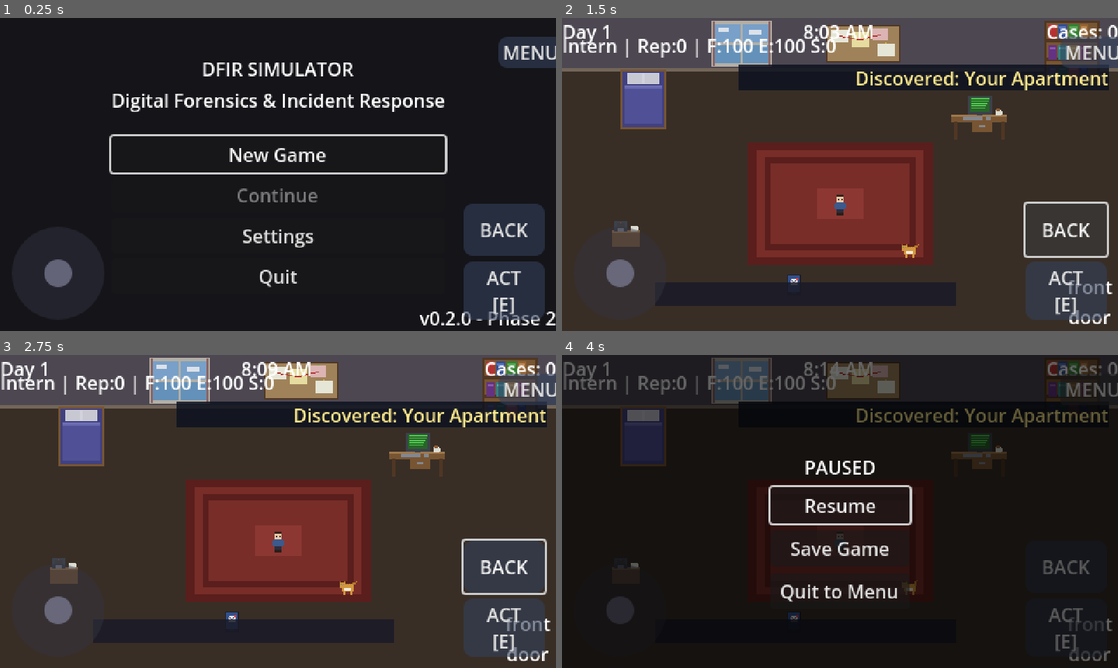
Above: before the commit, frames 1-4 (two rows, left to right).
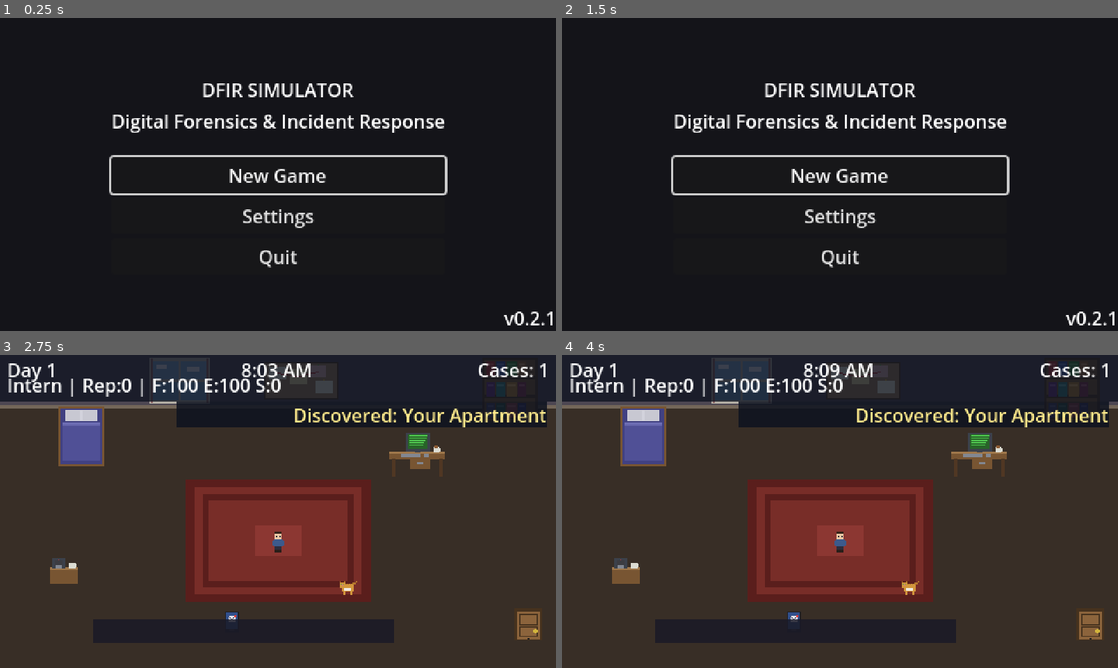
Above: after the commit, the same moments.

Repository: jbeley/dfir-godot
Game: Godot game, scene res://src/scenes/main_menu/main_menu.tscn
Same seed, same stepped clock (60 frames per second), same inputs: the game is played once before the commit and once after it. Sound files missing from this copy of the repository are replaced by a short silence.
Inputs (mouse positions are in pixels of both pictures, inside the frame that each line leads up to):
- Up to frame 1 (0.25 s): no input
- Up to frame 2 (1.5 s): click (1067, 230) at 0.5 s, where only the run before the commit has a clickable "BACK"; click (1067, 230) at 1.25 s, where only the run before the commit has a clickable "BACK"
- Up to frame 3 (2.75 s): click (278, 511) at 2 s, where only the run after the commit has a clickable "New Game"
- Up to frame 4 (4 s): click (1067, 627) at 2.75 s, where only the run before the commit has a clickable "ACT [E]"; click (1095, 389) at 3.5 s, where only the run before the commit has a clickable "MENU"

The runs differ from the first frame. In frame 1, 14% of the frame differs, in the area x 8-100%, y 6-99%; in frame 2, 92%, in the area x 0-100%, y 0-100%; in frame 3, 21%; in frame 4, 79%.

Commit message:
fix(ui): web build review — desktop chrome, touch UI hiding, HUD legibility
Addresses the showstoppers from the harsh web-build review. Driven by
real Playwright screenshots taken in Chromium against the actual web
export.

  Touch controls hidden on desktop
    - touch_controls.gd no longer auto-shows on every web load. Stays
      hidden until a real touch event arrives.
    - project.godot: pointing/emulate_touch_from_mouse=false. Mouse
      clicks no longer synthesize InputEventScreenTouch, so desktop
      browsers stop activating the mobile UI on the first canvas click.
      emulate_mouse_from_touch stays on so touch users still get mouse
      hover for things that need it.

  HUD chrome panel + label positioning
    - game_hud.tscn: dark ColorRect behind the top bar (same z) so
      Day / time / Cases / stats read on top of any scene background.
    - HBoxContainer is anchored with a 6px right margin so labels can't
      run off the canvas right edge.
    - HeatLabel: pulled into the chrome bar's row with proper margin.

  Floating "front door" Label removed
    - office.tscn: the literal text "front door" rendered as a Label
      next to the door used to overlap the touch ACT button on web.
      Replaced with a Sprite2D using the existing wood door texture so
      the apartment door reads as a door icon, not centered text.

  Continue button hidden when no save
    - main_menu.gd: continue_btn.visible = has_save() (was just disabled).
      New players don't see a confusing greyed-out option anymore.
    - Version label trimmed from "v0.2.0 - Phase 2" to "v0.2.1".

Browser verification: re-exported web build, served with COOP/COEP,
ran Playwright Chromium at 1280x720 — touch UI no longer appears in
the office or street scenes; HUD chrome backs the time/stats text;
front door renders as a wood-door sprite.

Tests: 153 unit tests still pass.

https://claude.ai/code/session_01ACEaBU8wiSehGmLUxyKfi3

Diff:
--- a/project.godot
+++ b/project.godot
@@ -123,7 +123,8 @@
 
 [input_devices]
 
-pointing/emulate_touch_from_mouse=true
+pointing/emulate_touch_from_mouse=false
+pointing/emulate_mouse_from_touch=true
 
 [debug]
 
--- a/src/scenes/hud/game_hud.tscn
+++ b/src/scenes/hud/game_hud.tscn
@@ -6,10 +6,19 @@
 layer = 10
 script = ExtResource("1_hud")
 
+[node name="ChromeBG" type="ColorRect" parent="."]
+anchors_preset = 10
+anchor_right = 1.0
+offset_bottom = 40.0
+color = Color(0.05, 0.07, 0.12, 0.78)
+
 [node name="TopBar" type="HBoxContainer" parent="."]
 anchors_preset = 10
 anchor_right = 1.0
-offset_bottom = 12.0
+offset_left = 6.0
+offset_right = -6.0
+offset_top = 1.0
+offset_bottom = 13.0
 
 [node name="DayLabel" type="Label" parent="TopBar"]
 unique_name_in_owner = true
@@ -29,15 +38,15 @@
 layout_mode = 2
 size_flags_horizontal = 10
 text = "Cases: 0"
-horizontal_alignment = 1
+horizontal_alignment = 2
 
 [node name="StatsLabel" type="Label" parent="."]
 unique_name_in_owner = true
 anchors_preset = 0
-offset_left = 0.0
-offset_top = 12.0
+offset_left = 6.0
+offset_top = 14.0
 offset_right = 320.0
-offset_bottom = 24.0
+offset_bottom = 26.0
 text = "Intern | Rep:0 | F:100 E:100 S:0"
 horizontal_alignment = 0
 
@@ -61,9 +70,9 @@
 anchor_top = 0.0
 anchor_right = 1.0
 anchor_bottom = 0.0
-offset_left = -160.0
-offset_top = 26.0
-offset_right = -8.0
-offset_bottom = 38.0
+offset_left = -200.0
+offset_top = 14.0
+offset_right = -6.0
+offset_bottom = 26.0
 text = ""
 horizontal_alignment = 2
--- a/src/scenes/main_menu/main_menu.gd
+++ b/src/scenes/main_menu/main_menu.gd
@@ -12,15 +12,18 @@
 	GameManager.change_state(GameManager.GameState.MENU)
 	SfxBank.play_music("menu")
 
-	# Check for existing save
-	continue_btn.disabled = not GameManager.has_save()
+	# Hide Continue when no save exists, instead of dimming it. New players
+	# don't have to wonder what's behind the greyed-out option.
+	var has_save: bool = GameManager.has_save()
+	continue_btn.visible = has_save
+	continue_btn.disabled = not has_save
 
 	new_game_btn.pressed.connect(_on_new_game)
 	continue_btn.pressed.connect(_on_continue)
 	settings_btn.pressed.connect(_on_settings)
 	quit_btn.pressed.connect(_on_quit)
 
-	version_label.text = "v0.2.0 - Phase 2"
+	version_label.text = "v0.2.1"
 
 	# Auto-focus first button for gamepad
 	new_game_btn.call_deferred("grab_focus")
--- a/src/scenes/office/office.tscn
+++ b/src/scenes/office/office.tscn
@@ -9,6 +9,7 @@
 [ext_resource type="Texture2D" path="res://assets/sprites/office/phone.png" id="7_phone"]
 [ext_resource type="Texture2D" path="res://assets/sprites/office/bookshelf.png" id="8_shelf"]
 [ext_resource type="PackedScene" uid="uid://cat_npc" path="res://src/scenes/office/cat_npc.tscn" id="12_cat_npc"]
+[ext_resource type="Texture2D" path="res://assets/sprites/world/doors/wood.png" id="13_door_wood"]
 [ext_resource type="Texture2D" path="res://assets/sprites/office/window.png" id="9_window"]
 [ext_resource type="Texture2D" path="res://assets/sprites/characters/cat.png" id="10_cat"]
 [ext_resource type="Texture2D" path="res://assets/sprites/office/rug.png" id="11_rug"]
@@ -170,14 +171,10 @@
 [node name="DefaultSpawn" type="Marker2D" parent="."]
 position = Vector2(240, 160)
 
-[node name="DoorSign" type="Label" parent="."]
-offset_left = 432.0
-offset_top = 220.0
-offset_right = 480.0
-offset_bottom = 232.0
-text = "front
-door"
-horizontal_alignment = 1
+[node name="FrontDoorSprite" type="Sprite2D" parent="."]
+position = Vector2(456, 232)
+texture_filter = 0
+texture = ExtResource("13_door_wood")
 
 [node name="Walls" type="StaticBody2D" parent="."]
 
--- a/src/ui/components/touch_controls.gd
+++ b/src/ui/components/touch_controls.gd
@@ -1,7 +1,8 @@
 extends CanvasLayer
 ## On-screen touch controls for mobile/tablet.
 ## Virtual joystick (left) + action buttons (right).
-## Always visible on web builds.
+## Hidden on desktop. On web, hidden until the first touch event proves the
+## device actually has a touchscreen — keyboard players see a clean canvas.
 
 var _joystick_center := Vector2.ZERO
 var _joystick_touching := false
@@ -17,7 +18,7 @@
 	layer = 50
 	process_mode = Node.PROCESS_MODE_ALWAYS
 
-	_is_touch_active = _should_show()
+	_is_touch_active = _should_show_initially()
 
 	$BtnInteract.pressed.connect(_on_interact)
 	$BtnPause.pressed.connect(_on_pause)
@@ -26,17 +27,32 @@
 	_update_visibility()
 
 
-func _should_show() -> bool:
+func _should_show_initially() -> bool:
+	# Native mobile builds always start with controls visible.
 	if OS.has_feature("mobile") or OS.has_feature("android") or OS.has_feature("ios"):
 		return true
-	if OS.has_feature("web"):
+	# Touchscreen-only kiosks / known touch laptops.
+	if DisplayServer.is_touchscreen_available() and not OS.has_feature("web"):
 		return true
+	# On web, wait for an actual touch event. Keyboard users get a clean canvas.
+	return false
+
+
+func _is_real_touch(event: InputEvent) -> bool:
+	# Filter out mouse-emulated touches so desktop browsers don't activate
+	# the mobile UI on click. A real touchscreen always reports
+	# DisplayServer.is_touchscreen_available() == true.
+	if not (event is InputEventScreenTouch or event is InputEventScreenDrag):
+		return false
 	return DisplayServer.is_touchscreen_available()
 
 
 func _input(event: InputEvent) -> void:
-	# Auto-show on first touch
-	if not _is_touch_active and (event is InputEventScreenTouch or event is InputEventScreenDrag):
+	# Auto-show on first *real* touch event. We have to filter out events
+	# that the engine emulated from mouse clicks (project.godot enables
+	# emulate_touch_from_mouse for the joystick component); otherwise every
+	# desktop mouse click would activate the mobile UI.
+	if not _is_touch_active and _is_real_touch(event):
 		_is_touch_active = true
 		_update_visibility()
 
